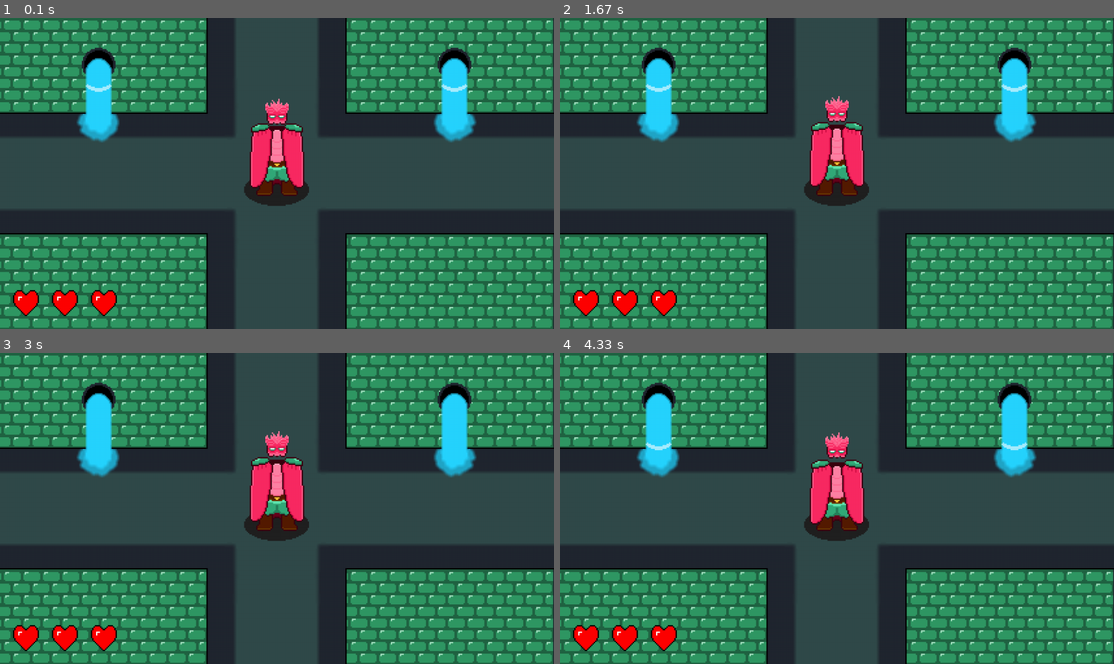
Above: before the commit, frames 1-4 (two rows, left to right).
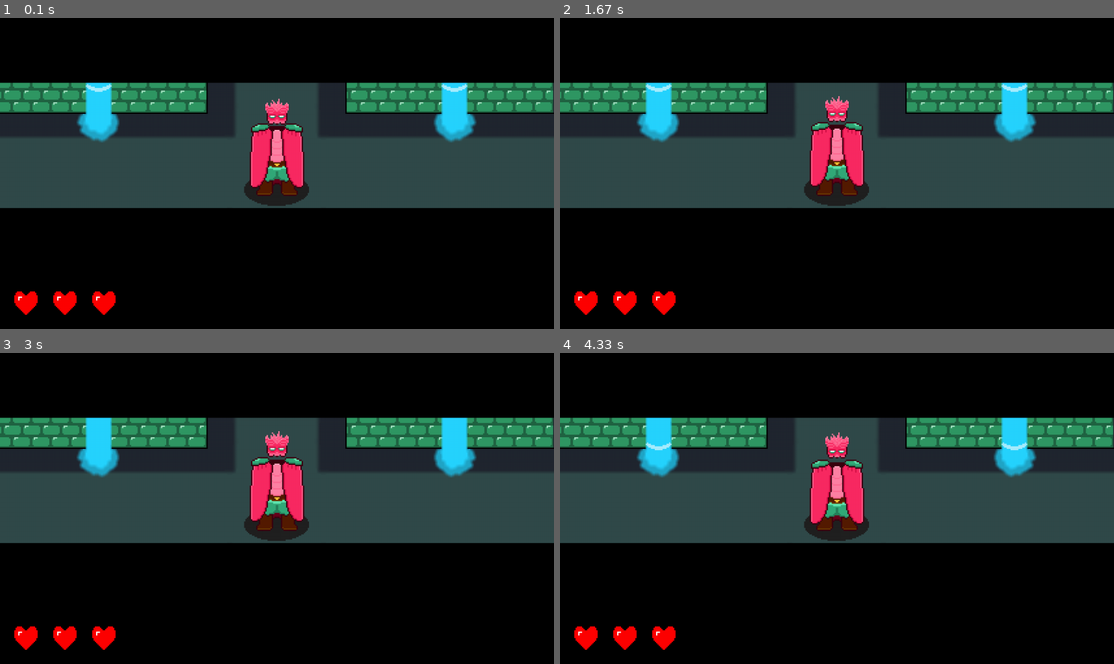
Above: after the commit, the same moments.

Repository: alessitomas/Insper-Pygame-Rythm
Game: pygame game, started from pygame/programa.py
Two runs of this game, one before a commit and one after it. Both use one fixed random seed, a clock stepped at 60 frames per second and the inputs below.
Inputs:
- Up to frame 1 (0.1 s): no input
- Up to frame 2 (1.67 s): tap D at 0.33 s
- Up to frame 3 (3 s): no input
- Up to frame 4 (4.33 s): no input

The runs differ from the first frame. In frame 1, 58% of the frame differs, in the area x 0-100%, y 0-100%; in frame 2, 58%; in frame 3, 58%; in frame 4, 58%.

Commit message:
JOGO FUNCIONANDO POG

Diff:
--- a/pygame/funcoes.py
+++ b/pygame/funcoes.py
@@ -105,14 +105,14 @@
             'dt': 1,
             'prev_time': time.time(),
 
-            'synthsewers_up': [26, 32, 42.5, 46, 50.5],
-            'synthsewers_up_inputs': [26, 32, 42.5, 46, 50.5],
-            'synthsewers_down': [26.5, 36, 42, 46.5, 52],
-            'synthsewers_down_inputs': [26.5, 36, 42, 46.5, 52],
-            'synthsewers_right': [18, 30.5, 34, 38.5, 44, 51],
-            'synthsewers_right_inputs': [18, 30.5, 34, 38.5, 44, 51],
-            'synthsewers_left': [22, 30, 34.5, 38, 40, 48.5],
-            'synthsewers_left_inputs': [22, 30, 34.5, 38, 40, 48.5],
+            'synthsewers_up': [26, 32, 42.5, 46, 50.5, 56, 60, 66.25, 70.25, 72.5, 76.5, 78.5, 84, 86, 94],
+            'synthsewers_up_inputs': [26, 32, 42.5, 46, 50.5, 56, 60, 66.25, 70.25, 72.5, 76.5, 78.5, 84, 86, 94],
+            'synthsewers_down': [26.5, 36, 42, 46.5, 52, 58, 63, 66, 70.5, 74.5, 78.25, 80.5, 86.5, 94.25],
+            'synthsewers_down_inputs': [26.5, 36, 42, 46.5, 52, 58, 63, 66, 70.5, 74.5, 78.25, 80.5, 86.5, 94.25],
+            'synthsewers_right': [18, 30.5, 34, 38.5, 44, 51, 62.5, 68, 72, 78, 80, 84.5, 94.75],
+            'synthsewers_right_inputs': [18, 30.5, 34, 38.5, 44, 51, 62.5, 68, 72, 78, 80, 84.5, 94.75],
+            'synthsewers_left': [22, 30, 34.5, 38, 40, 48.5, 58.5, 62, 64, 70, 76, 82.5, 86.25, 94.5],
+            'synthsewers_left_inputs': [22, 30, 34.5, 38, 40, 48.5, 58.5, 62, 64, 70, 76, 82.5, 86.25, 94.5],
 
             'slash_direction': 'none',
             'sword_time': 0,
--- a/pygame/programa.py
+++ b/pygame/programa.py
@@ -226,9 +226,9 @@
 
 
     #Dramatic Lines
-    #if state['time_elapsed'] <= 14*60:
-    #    pygame.draw.rect(window, (0,0,0), (0,0,1280,150))
-    #    pygame.draw.rect(window, (0,0,0), (0,440,1280,280))
+    if state['time_elapsed'] <= 14*60:
+        pygame.draw.rect(window, (0,0,0), (0,0,1280,150))
+        pygame.draw.rect(window, (0,0,0), (0,440,1280,280))
 
 
     #3, 2, 1, HIT IT!
Not shown, changed: pygame/music/synthsewers.ogg
